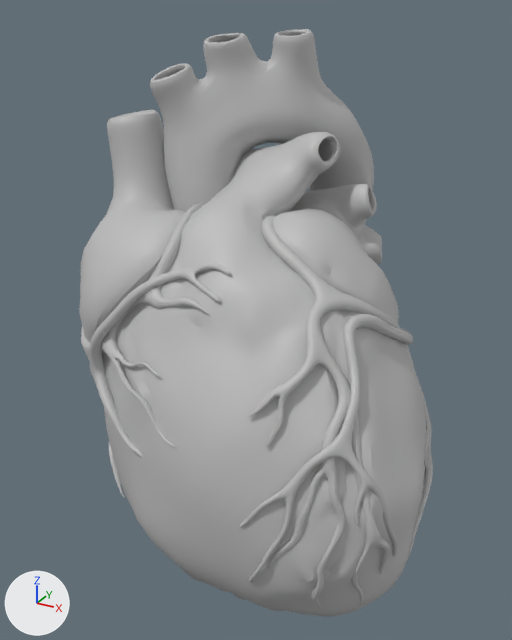
The FBX model frontend/public/segmented-adult-heart/source/human-heart-3d-animated.fbx as it was, and as the next commit left it.
One viewpoint serves both versions: a 50 mm camera at (0.0281, -0.0532, 0.0243) aimed at (-0.0005, -0.0013, -0.0017). Every picture has the same lights, and +X, +Y and +Z are marked at lower left. Where no turn or scale is listed for an object, it has been applied to the vertices.

Objects in the first picture: 'Heart_Animated_Master'.
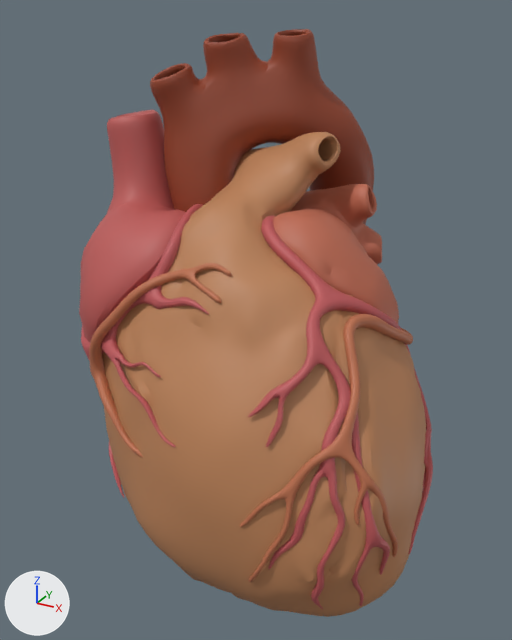
Where the newer file only moved an object's origin or applied its transform, the numbers keep the older frame.

Changed parts and their boxes [x1, y1, x2, y2] in the pictures (512 x 640 px):
'Heart_Animated_Master', recoloured (grey to brown)
    both: [79, 29, 433, 617]

What changed in the scene script:
```text
Change mat_ventricles1:
    mat_ventricles1.base_color: (0.5, 0.5, 0.5) -> (0.497, 0.223, 0.0981)  # grey #bcbcbc -> orange #bb8258
Change mat_l_atrium:
    mat_l_atrium.base_color: (0.5, 0.5, 0.5) -> (0.5, 0.139, 0.0799)  # grey #bcbcbc -> orange #bc6850
Change mat_r_atrium:
    mat_r_atrium.base_color: (0.5, 0.5, 0.5) -> (0.5, 0.101, 0.0945)  # grey #bcbcbc -> brown #bc5957
Change mat_aorta1:
    mat_aorta1.base_color: (0.5, 0.5, 0.5) -> (0.302, 0.0556, 0.0211)  # grey #bcbcbc -> brown #954328
Change mat_artery:
    mat_artery.base_color: (0.5, 0.5, 0.5) -> (0.5, 0.0944, 0.101)  # grey #bcbcbc -> brown #bc5759
Change mat_veins:
    mat_veins.base_color: (0.5, 0.5, 0.5) -> (0.5, 0.159, 0.0747)  # grey #bcbcbc -> orange #bc6f4d
```
